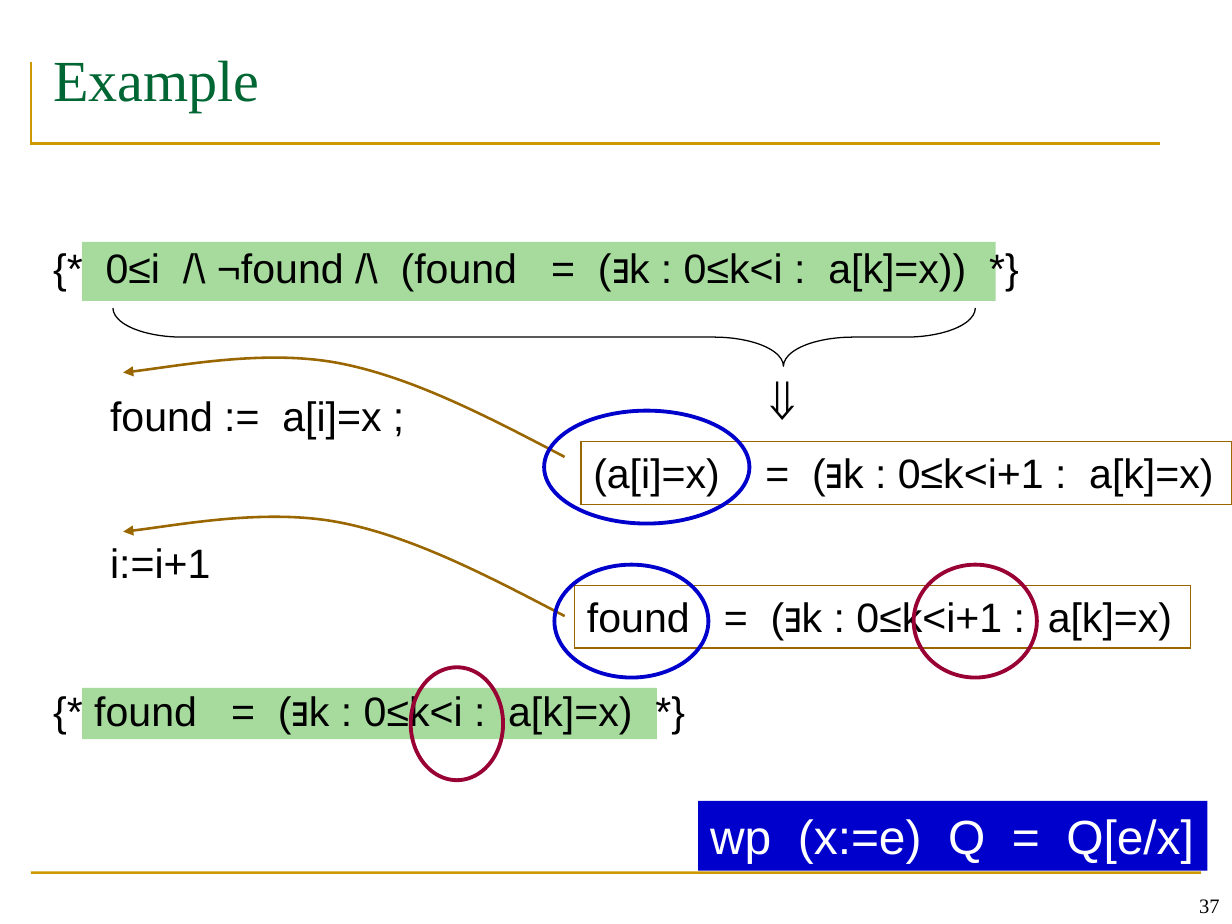
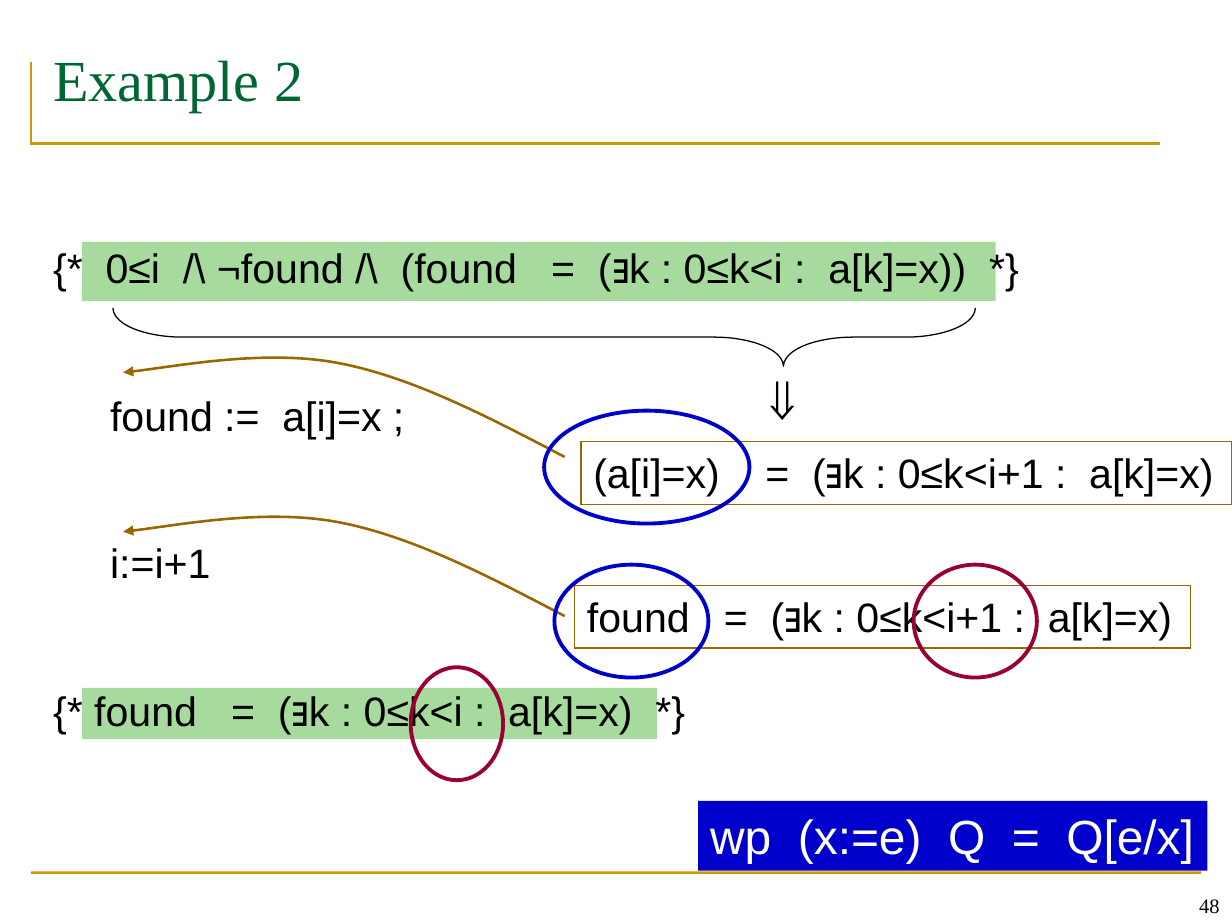
Before and after one commit to wooshrow/b3stv, a slide deck: slide 48 of slides/week-22-paige.pptx (slide 37 before the commit). Drawn at 1232x924 pixels with LibreOffice and Linux fonts; fonts in the diff are those of the drawing. Boxes give left, top, right and bottom in pixels: in the first picture for what was removed or moved away, otherwise in the second. Text is boxed around its words. In the diff, an @@ line names an element or a change of style, - is before the commit and + after.

```diff
--- a/slides/week-22-paige.pptx
+++ b/slides/week-22-paige.pptx
@@ title at <box>53,60,303,112</box>: text changed @@
-Example
+Example 2
@@ page number at <box>1199,899,1219,914</box>: text changed @@
-37
+48
```
Also in this commit, not shown: 6 other slides changed, 18 slides added, 1 other file.
